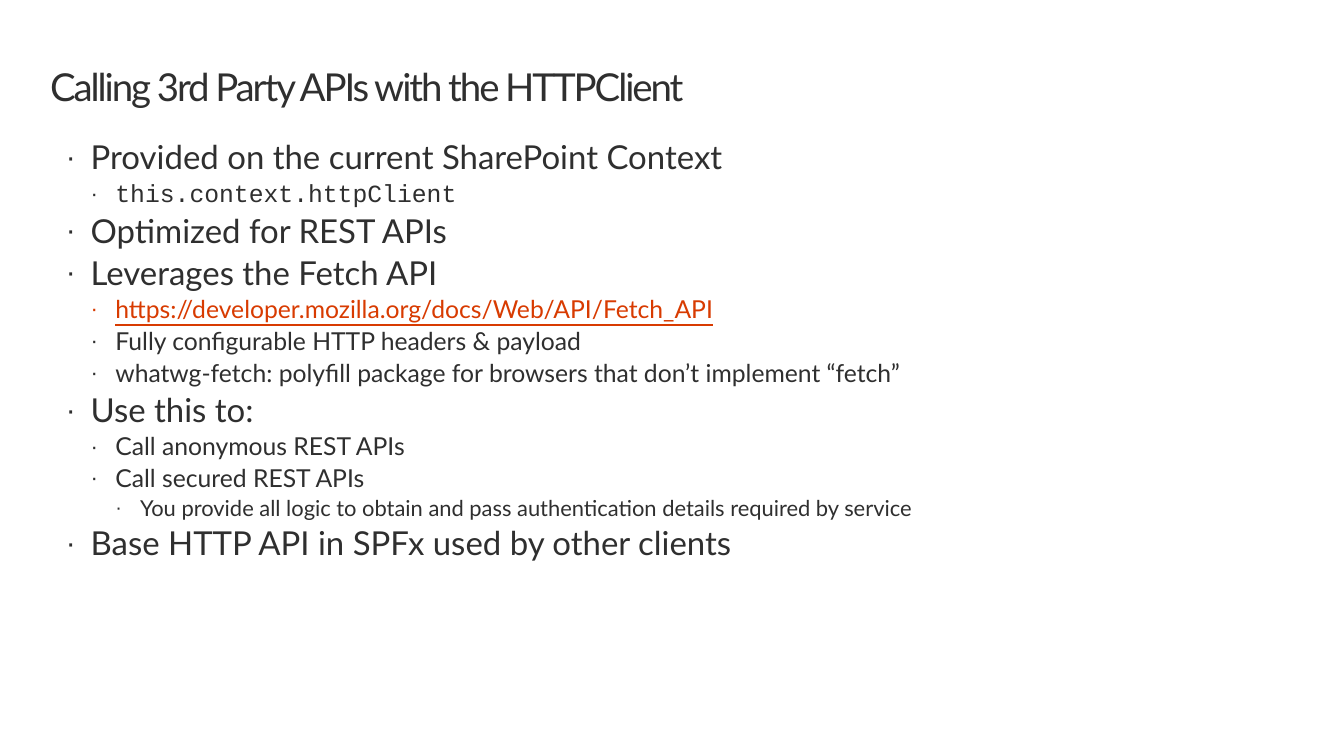
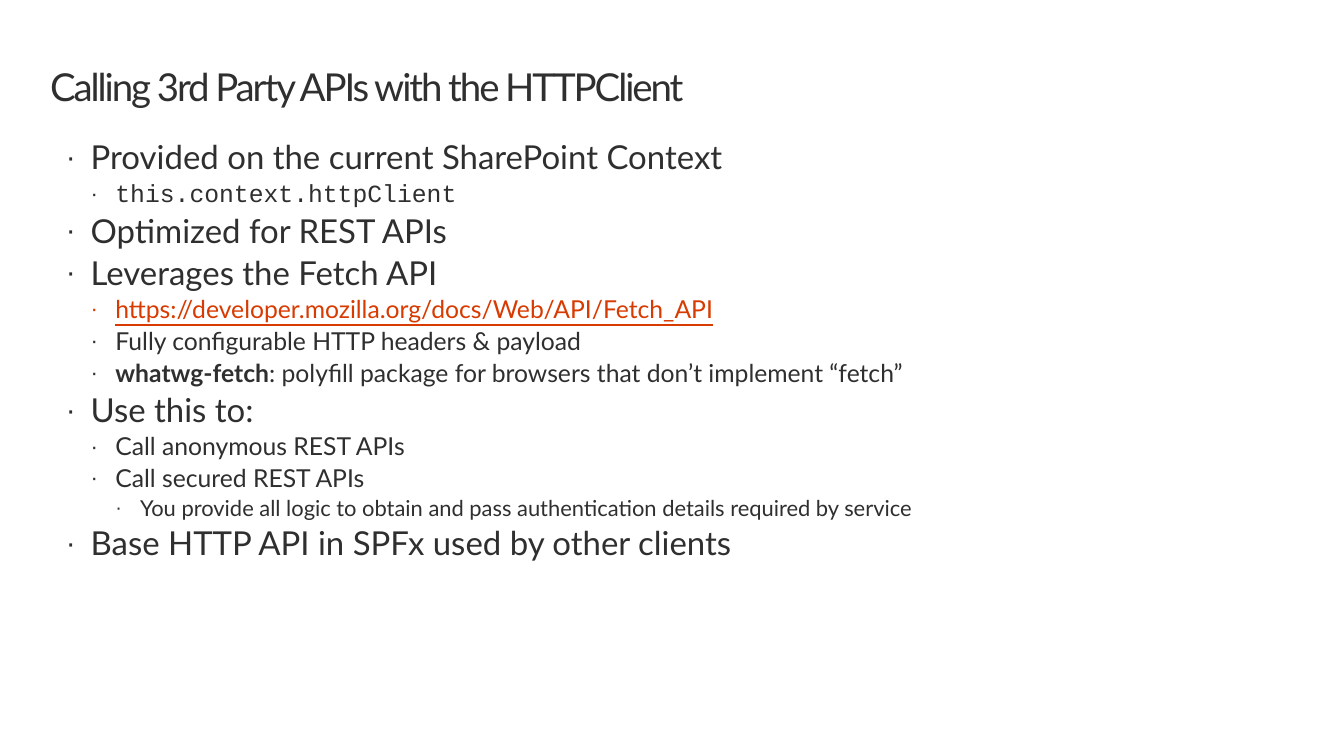
Before and after one commit to SharePoint/sp-dev-training-spfx-graph-3rdpartyapis, a slide deck: slide 4 of 01 httpclient.pptx. Drawn at 1344x756 pixels with LibreOffice and Linux fonts; fonts in the diff are those of the drawing; background and template pictures are left out. Boxes give left, top, right and bottom in pixels: in the first picture for what was removed or moved away, otherwise in the second. Text is boxed around its words. In the diff, an @@ line names an element or a change of style, - is before the commit and + after.

```diff
--- a/01 httpclient.pptx
+++ b/01 httpclient.pptx
@@ text at bbox=[115, 363, 902, 387]: bold on in "whatwg-fetch:" @@
```
Also in this commit, not shown: 1 other slide changed, 1 other file.
